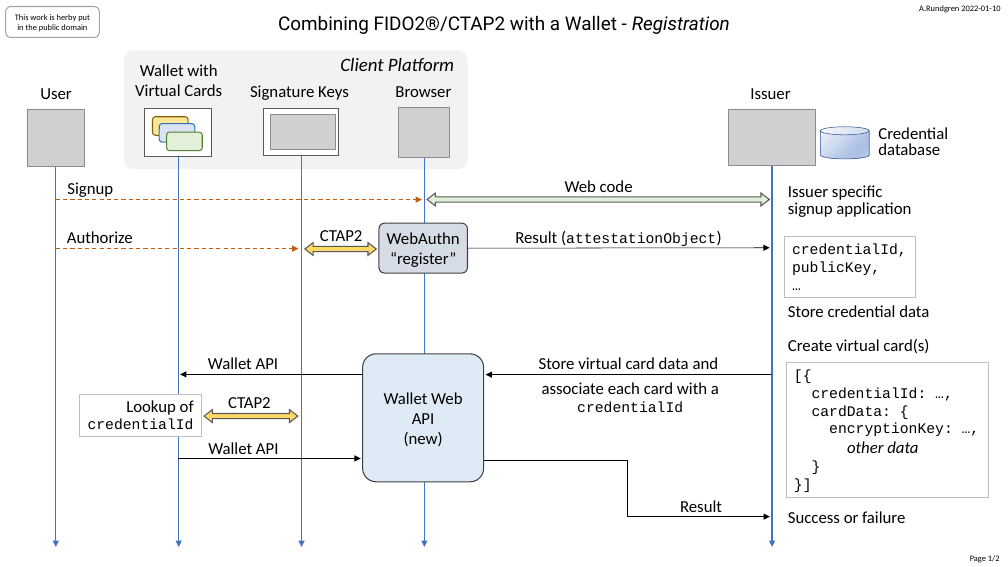
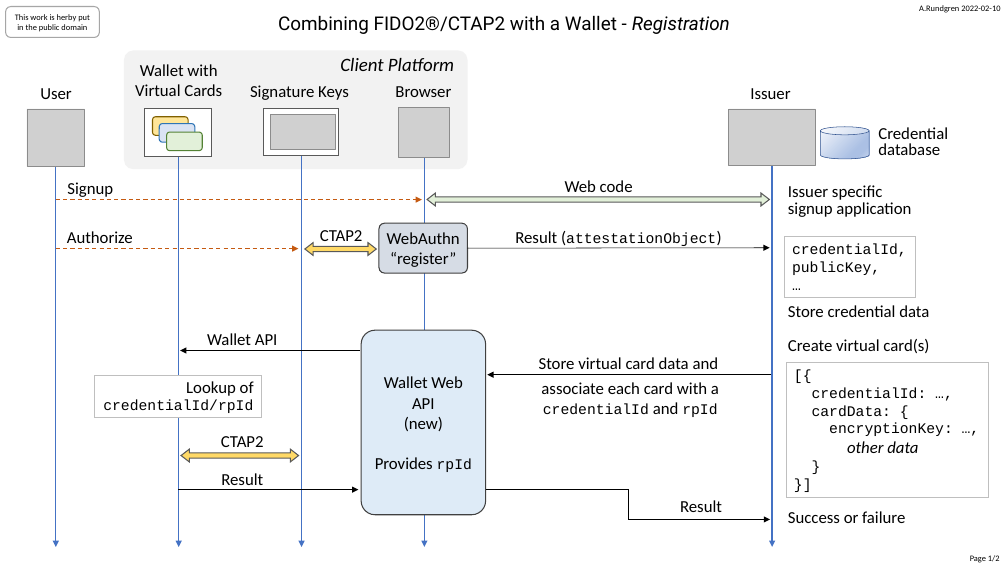
Before and after one commit to fido-web-pay/specification, a slide deck: slide 1 of fido-wallet-a.rundgren.pptx. Drawn at 1008x567 pixels with LibreOffice and Linux fonts; fonts in the diff are those of the drawing; grey boxes stand for pictures. Boxes give left, top, right and bottom in pixels: in the first picture for what was removed or moved away, otherwise in the second. Text is boxed around its words. In the diff, an @@ line names an element or a change of style, - is before the commit and + after.

```diff
--- a/fido-wallet-a.rundgren.pptx
+++ b/fido-wallet-a.rundgren.pptx
@@ text "Wallet API": place and size @@
-text "Wallet API" at <box>208,357,279,369</box>
+text "Wallet API" at <box>207,333,278,345</box>
@@ arrow moved from (363, 374) - (180, 374) to (361, 351) - (180, 351) @@
@@ rounded rectangle "Wallet Web API (new)": place and size @@
-rounded rectangle "Wallet Web API (new)" at <box>363,354,484,482</box>
+rounded rectangle "Wallet Web API (new)" at <box>361,330,486,515</box>
@@ rectangle "Lookup of credentialId/rpId": place and size @@
-rectangle "Lookup of credentialId/rpId" at <box>79,395,201,436</box>
+rectangle "Lookup of credentialId/rpId" at <box>95,376,262,417</box>
@@ text in rectangle at <box>103,381,254,413</box>: text changed @@
-Lookup of
-credentialId
+Lookup of
+credentialId/rpId
@@ text at <box>541,382,719,417</box>: text changed @@
-associate each card with a
-credentialId
+associate each card with a
+credentialId and rpId
@@ left right arrow: place and size @@
-left right arrow at <box>204,410,298,423</box>
+left right arrow at <box>181,449,299,462</box>
@@ text "CTAP2": place and size @@
-text "CTAP2" at <box>228,397,271,408</box>
+text "CTAP2" at <box>221,436,264,447</box>
@@ text at <box>221,473,263,490</box>: text changed @@
-Wallet API
+Result
@@ text in rounded rectangle at <box>375,457,472,472</box>: paragraph added @@
+Provides rpId
@@ arrow moved from (178, 458) - (361, 458) to (178, 490) - (358, 490) @@
@@ elbow arrow moved from (484, 461) - (770, 516) to (486, 490) - (771, 520) @@
```
Also in this commit, not shown: 1 other slide changed, 1 other file.
